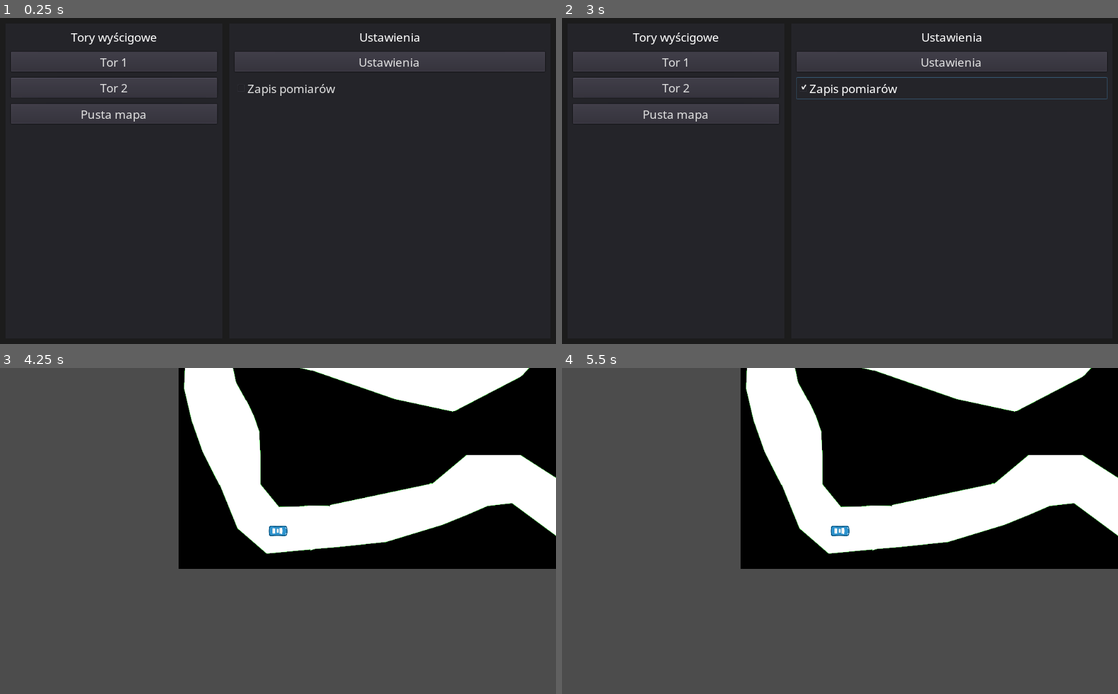
Above: before the commit, frames 1-4 (two rows, left to right).
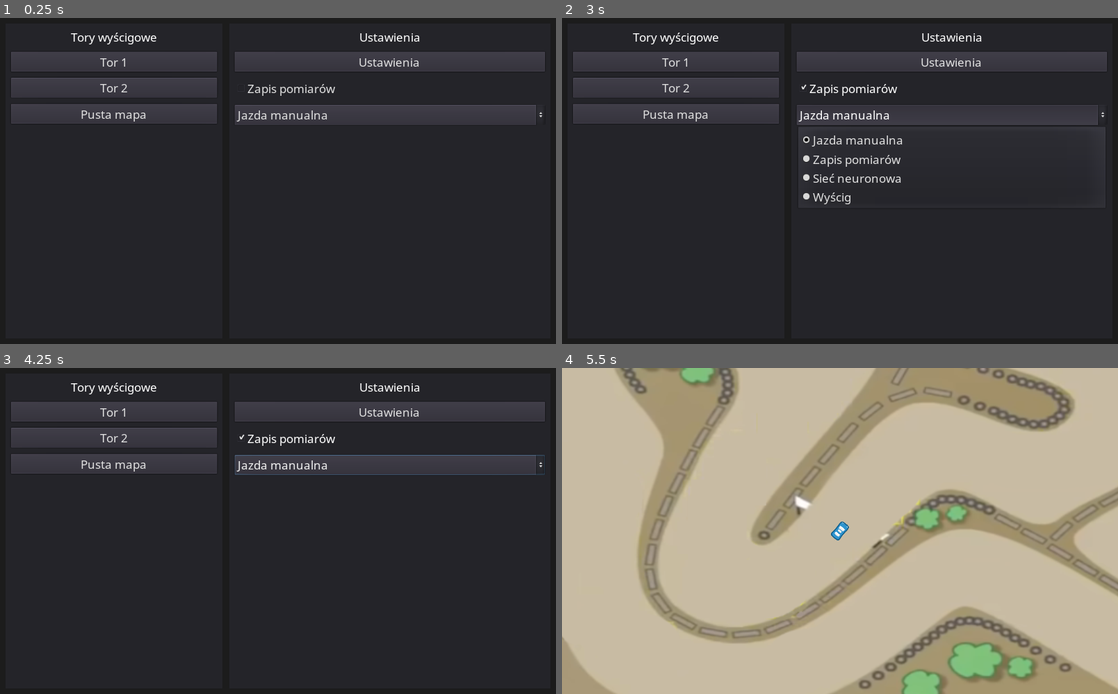
Above: after the commit, the same moments.

Repository: bolexpl/nn_race
Game: Godot game, scene res://scenes/gui/MainMenu.tscn
Same seed, same stepped clock (60 frames per second), same inputs: the game is played once before the commit and once after it.
Inputs (mouse positions are in pixels of both pictures, inside the frame that each line leads up to):
- Up to frame 1 (0.25 s): no input
- Up to frame 2 (3 s): click "Ustawienia" at 0.5 s; click "Zapisz" at 1.25 s; click "Zapis pomiarów" at 2 s; click (951, 115) at 2.75 s, where only the run after the commit has a clickable "Jazda manualna"
- Up to frame 3 (4.25 s): click "Tor 1" at 3.5 s
- Up to frame 4 (5.5 s): click (678, 436) at 4.25 s, where only the run after the commit has a clickable "Tor 2"; tap Enter at 5 s; hold Right (ui_right) from 5.03 s (still down)

The runs differ from the first frame. In frame 1, 2.2% of the frame differs, in the area x 42-98%, y 26-33%; in frame 2, 2.9%; in frame 3, 95%; in frame 4, 100%, in the area x 0-100%, y 0-100%.

Commit message:
settings

Diff:
--- a/scenes/gui/MainMenu.tscn
+++ b/scenes/gui/MainMenu.tscn
@@ -108,6 +108,14 @@
 margin_bottom = 134.0
 text = "Zapis pomiarów"
 
+[node name="OptionButton" type="OptionButton" parent="MainPanel/HSplitContainer/Panel/VBoxContainer"]
+margin_top = 146.0
+margin_right = 572.0
+margin_bottom = 184.0
+text = "Jazda manualna"
+items = [ "Jazda manualna", null, false, 0, null, "Zapis pomiarów", null, false, 1, null, "Sieć neuronowa", null, false, 2, null, "Wyścig", null, false, 3, null ]
+selected = 0
+
 [connection signal="pressed" from="MainPanel/HSplitContainer/TracksPanel/VBoxContainer/Track1" to="." method="_on_Track1_pressed"]
 [connection signal="pressed" from="MainPanel/HSplitContainer/TracksPanel/VBoxContainer/Track2" to="." method="_on_Track2_pressed"]
 [connection signal="pressed" from="MainPanel/HSplitContainer/TracksPanel/VBoxContainer/Empty" to="." method="_on_Empty_pressed"]
--- a/scenes/gui/SettingsMenu.gd
+++ b/scenes/gui/SettingsMenu.gd
@@ -10,11 +10,13 @@
 	var _err = config.load(file_to_save)
 	var train = config.get_value(section, "training_data", "user://train_file.txt")
 	var result = config.get_value(section, "result_data", "user://result_file.txt")
-#	config.set_value(section, "training_data", train)
-#	config.set_value(section, "result_data", result)
+	var save_net = config.get_value(section, "save_net", "user://save_net.json")
+	var load_net = config.get_value(section, "load_net", "user://load_net.json")
 	config.save(file_to_save)
 	$MainPanel/Panel/VBoxContainer/TrainFile.text = train
 	$MainPanel/Panel/VBoxContainer/ResultFile.text = result
+	$MainPanel/Panel/VBoxContainer/SaveNet.text = save_net
+	$MainPanel/Panel/VBoxContainer/LoadNet.text = load_net
 
 
 func _on_BackButton_pressed():
@@ -26,7 +28,11 @@
 	if config.load(file_to_save) == OK:
 		var train = $MainPanel/Panel/VBoxContainer/TrainFile.text
 		var result = $MainPanel/Panel/VBoxContainer/ResultFile.text
+		var save_net = $MainPanel/Panel/VBoxContainer/SaveNet.text
+		var load_net = $MainPanel/Panel/VBoxContainer/LoadNet.text
 		config.set_value(section, "training_data", train)
 		config.set_value(section, "result_data", result)
+		config.set_value(section, "save_net", save_net)
+		config.set_value(section, "load_net", load_net)
 		config.save(file_to_save)
 	var _tmp = get_tree().change_scene("res://scenes/gui/MainMenu.tscn")
--- a/scenes/gui/SettingsMenu.tscn
+++ b/scenes/gui/SettingsMenu.tscn
@@ -41,37 +41,59 @@
 }
 
 [node name="Label" type="Label" parent="MainPanel/Panel/VBoxContainer"]
+margin_top = 50.0
+margin_right = 396.0
+margin_bottom = 82.0
+text = "Plik z danymi treningowymi"
+
+[node name="TrainFile" type="LineEdit" parent="MainPanel/Panel/VBoxContainer"]
+margin_top = 94.0
+margin_right = 396.0
+margin_bottom = 136.0
+
+[node name="Label2" type="Label" parent="MainPanel/Panel/VBoxContainer"]
 margin_top = 148.0
 margin_right = 396.0
 margin_bottom = 180.0
-text = "Plik z danymi treningowymi"
+text = "Plik z danymi wynikowymi"
 
-[node name="TrainFile" type="LineEdit" parent="MainPanel/Panel/VBoxContainer"]
+[node name="ResultFile" type="LineEdit" parent="MainPanel/Panel/VBoxContainer"]
 margin_top = 192.0
 margin_right = 396.0
 margin_bottom = 234.0
 
-[node name="Label2" type="Label" parent="MainPanel/Panel/VBoxContainer"]
+[node name="Label3" type="Label" parent="MainPanel/Panel/VBoxContainer"]
 margin_top = 246.0
 margin_right = 396.0
 margin_bottom = 278.0
-text = "Plik z danymi wynikowymi"
+text = "Plik do zapisania sieci"
 
-[node name="ResultFile" type="LineEdit" parent="MainPanel/Panel/VBoxContainer"]
+[node name="SaveNet" type="LineEdit" parent="MainPanel/Panel/VBoxContainer"]
 margin_top = 290.0
 margin_right = 396.0
 margin_bottom = 332.0
 
-[node name="SaveButton" type="Button" parent="MainPanel/Panel/VBoxContainer"]
+[node name="Label4" type="Label" parent="MainPanel/Panel/VBoxContainer"]
 margin_top = 344.0
 margin_right = 396.0
-margin_bottom = 382.0
+margin_bottom = 376.0
+text = "Plik do wczytania sieci"
+
+[node name="LoadNet" type="LineEdit" parent="MainPanel/Panel/VBoxContainer"]
+margin_top = 388.0
+margin_right = 396.0
+margin_bottom = 430.0
+
+[node name="SaveButton" type="Button" parent="MainPanel/Panel/VBoxContainer"]
+margin_top = 442.0
+margin_right = 396.0
+margin_bottom = 480.0
 text = "Zapisz"
 
 [node name="BackButton" type="Button" parent="MainPanel/Panel/VBoxContainer"]
-margin_top = 394.0
+margin_top = 492.0
 margin_right = 396.0
-margin_bottom = 432.0
+margin_bottom = 530.0
 text = "Wstecz"
 
 [connection signal="pressed" from="MainPanel/Panel/VBoxContainer/SaveButton" to="." method="_on_SaveButton_pressed"]
